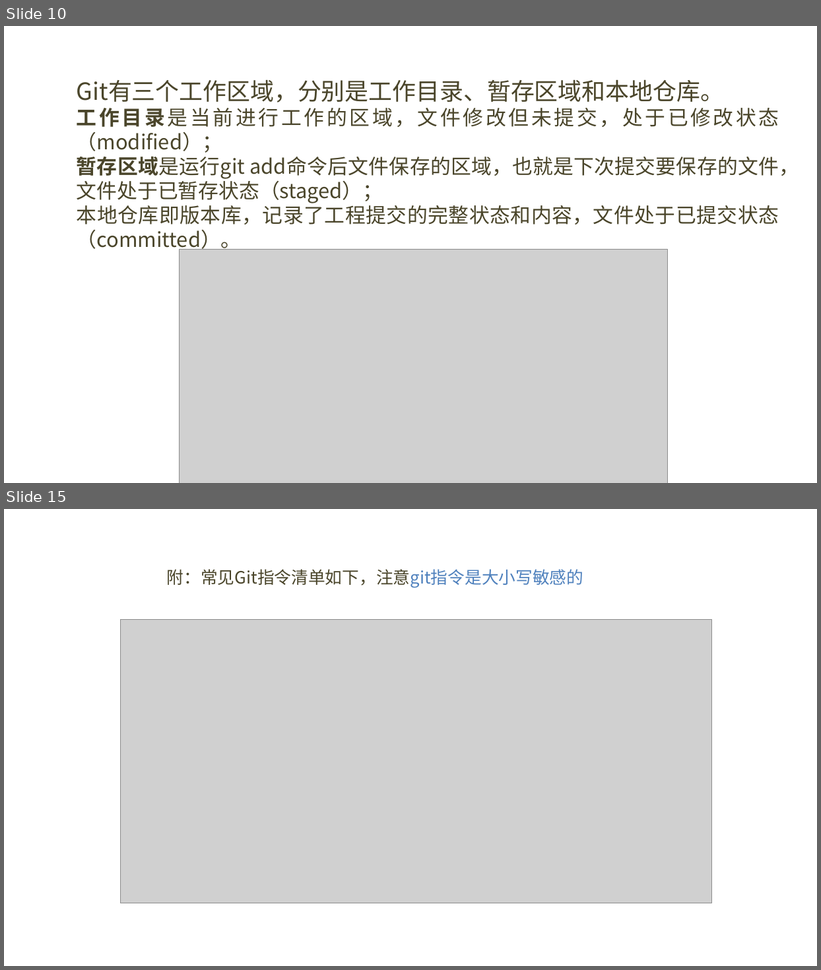
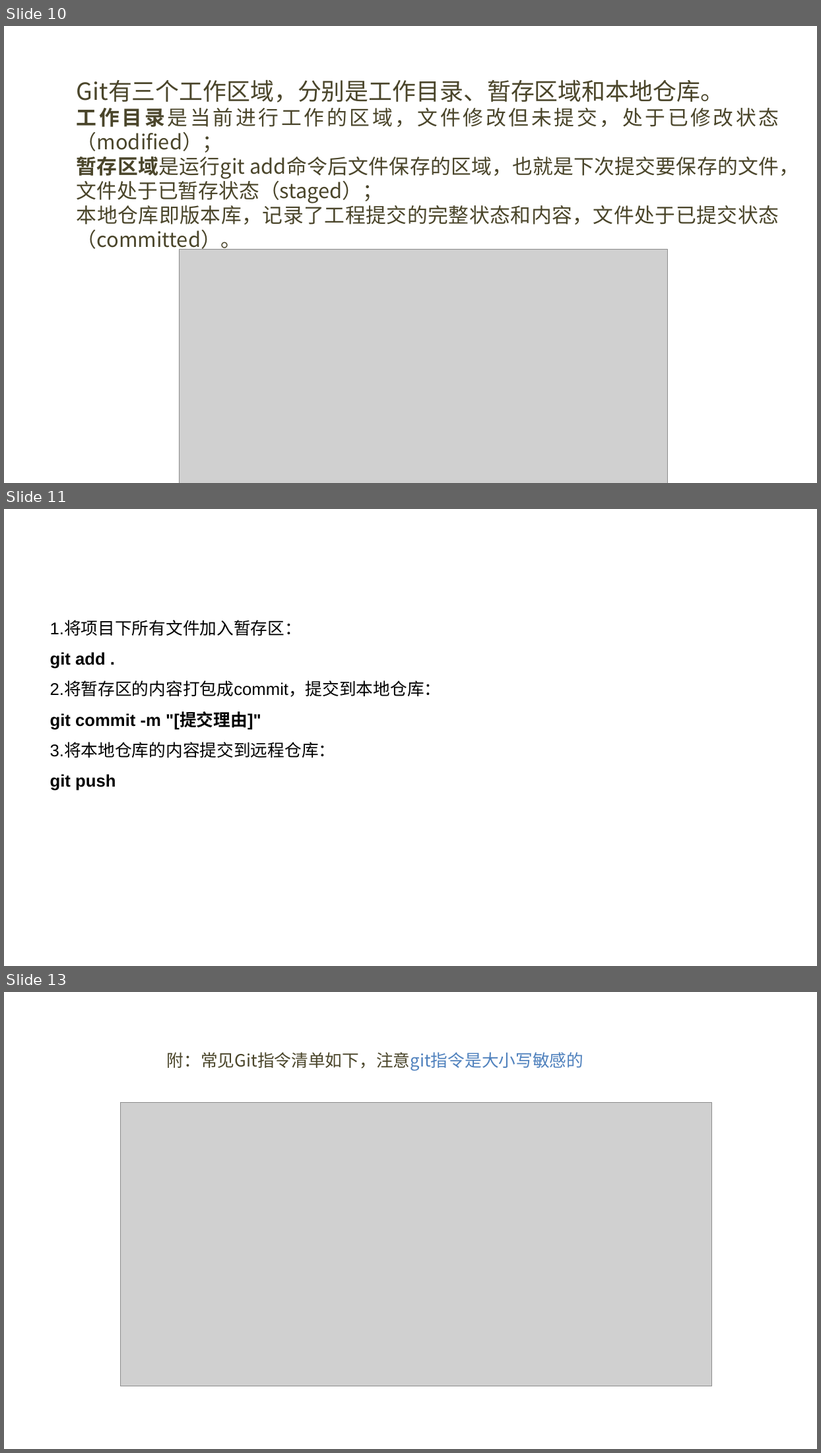
Before and after one commit to BUAAVolunteer/BUAAVolunteer-Learn, a slide deck: 教学文档/01 开发准备/01 Git操作ppt.pptx. Shown one above the other, each under a label of ours: slides 10 and 15 before the commit, slides 10, 11 and 13 after it; the slides between them are not shown. The pictures are 821x970 and 821x1453 pixels, drawn with LibreOffice and Linux fonts; fonts in the diff are those of the drawing; grey boxes stand for pictures; background and template pictures are left out. Boxes give left, top, right and bottom in pixels: in the first picture for what was removed or moved away, otherwise in the second. Text is boxed around its words. In the diff, an @@ line names an element or a change of style, - is before the commit and + after.

```diff
--- a/教学文档/01 开发准备/01 Git操作ppt.pptx
+++ b/教学文档/01 开发准备/01 Git操作ppt.pptx
@@ slide 11 added at box(4, 509, 817, 966), background picture (left out) @@
@@ text added at box(50, 621, 442, 791), 20 pt, text #000000 @@
+1.将项目下所有文件加入暂存区：
+git add .
+2.将暂存区的内容打包成commit，提交到本地仓库：
+git commit -m "[提交理由]"
+3.将本地仓库的内容提交到远程仓库：
+git push
@@ what was slide 15 is now slide 13 @@
```
Also in this commit, not shown: 2 slides changed, 1 other slide added, 4 slides removed, 7 other files.
